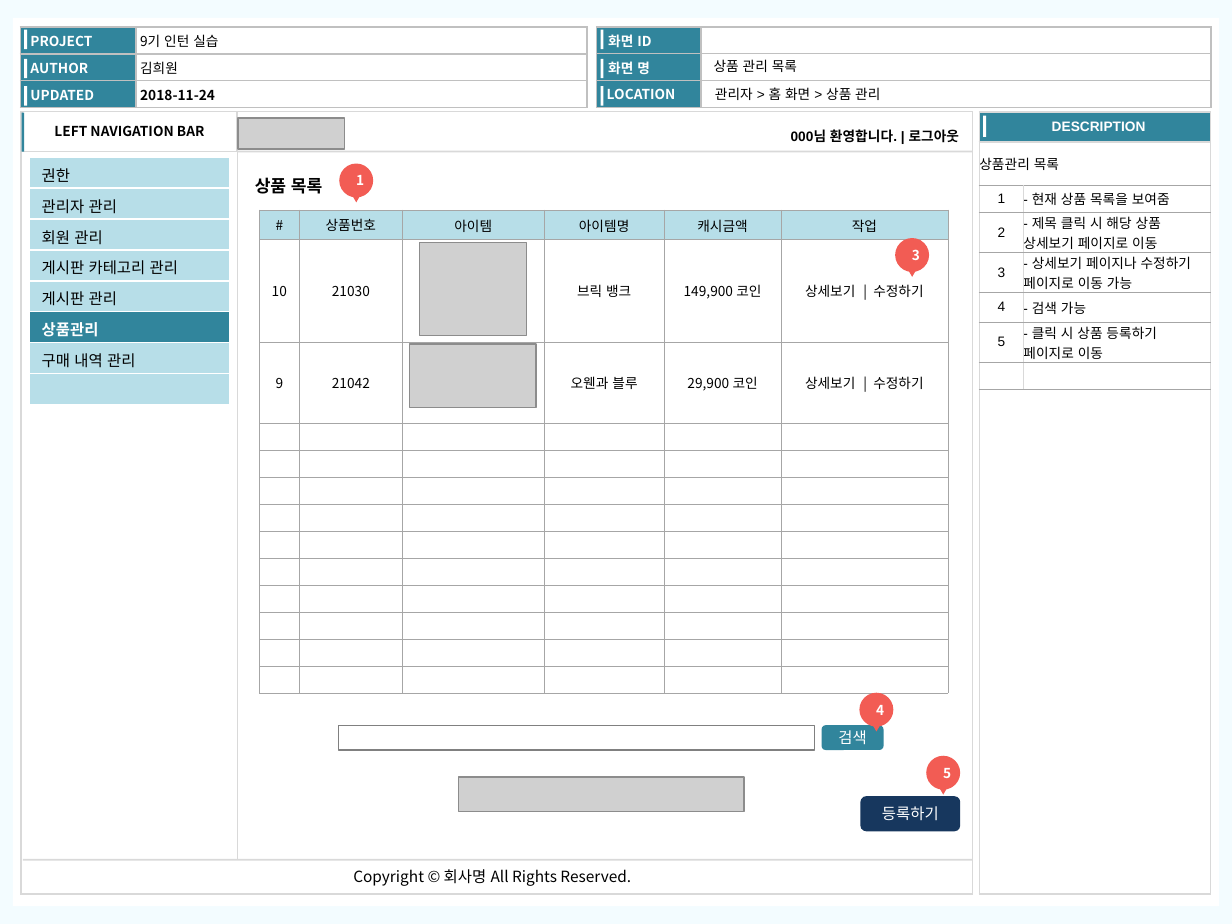
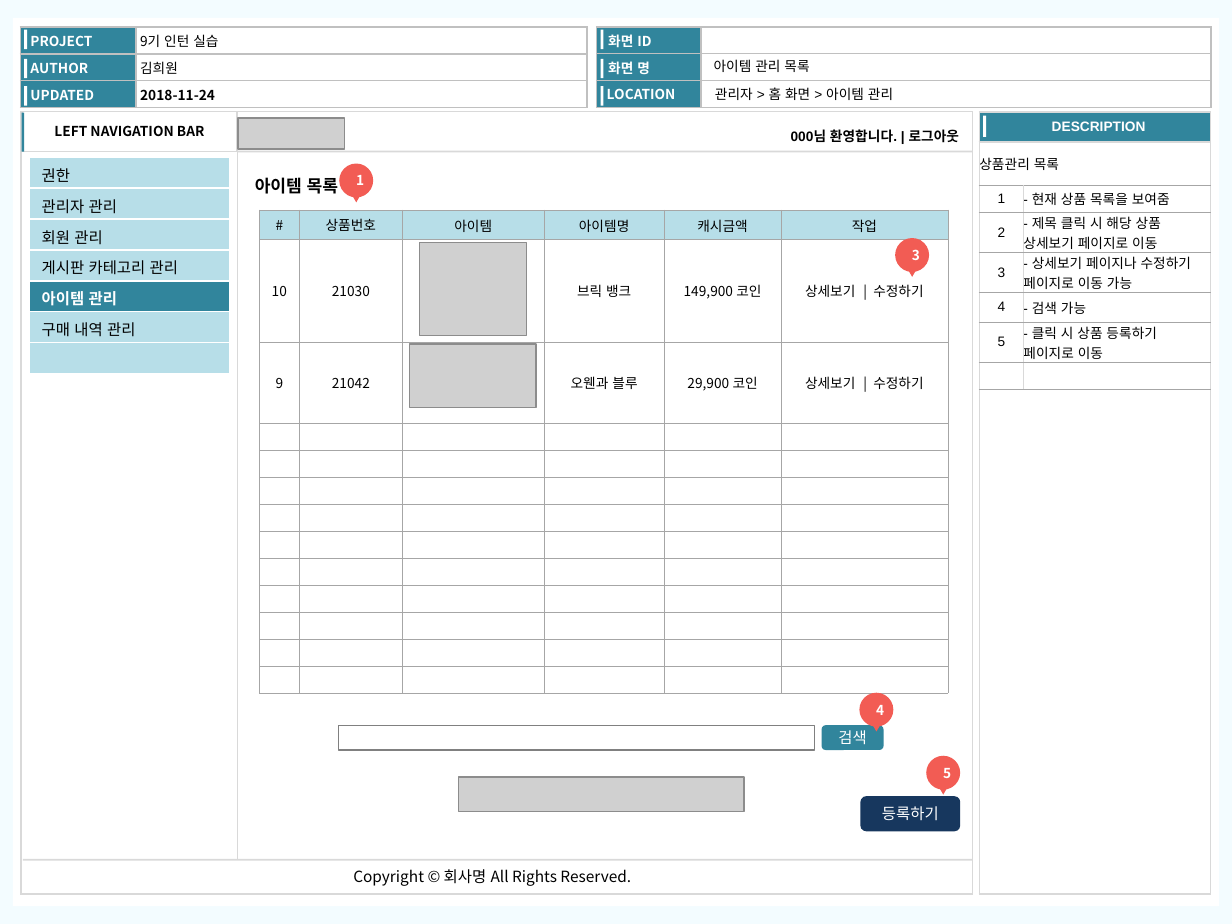
Before and after one commit to kimheewon/project, a slide deck: slide 35 of Document/인턴_김희원_산출물_화면정의서_관리자_v1.2.2.pptx. Drawn at 1232x924 pixels with LibreOffice and Linux fonts; fonts in the diff are those of the drawing; grey boxes stand for pictures. Boxes give left, top, right and bottom in pixels: in the first picture for what was removed or moved away, otherwise in the second. Text is boxed around its words. In the diff, an @@ line names an element or a change of style, - is before the commit and + after.

```diff
--- a/Document/인턴_김희원_산출물_화면정의서_관리자_v1.2.2.pptx
+++ b/Document/인턴_김희원_산출물_화면정의서_관리자_v1.2.2.pptx
@@ text at (714,59,809,72): text changed @@
-상품 관리 목록
+아이템 관리 목록
@@ text at (715,87,893,100): text changed @@
-관리자 > 홈 화면 > 상품 관리
+관리자 > 홈 화면 > 아이템 관리
@@ table at (30,158,229,373) @@
-row 5: 게시판 관리
-row 6: 상품관리
+row 5: 아이템 관리
@@ text at (255,177,338,194): text changed @@
-상품 목록
+아이템 목록
```
Also in this commit, not shown: 30 other slides changed, 9 other files.
